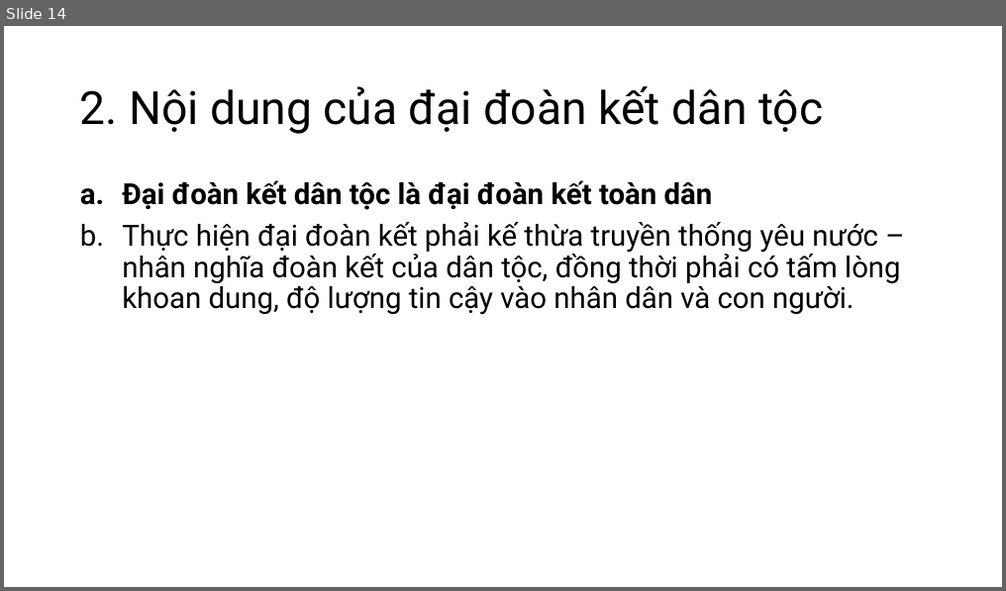
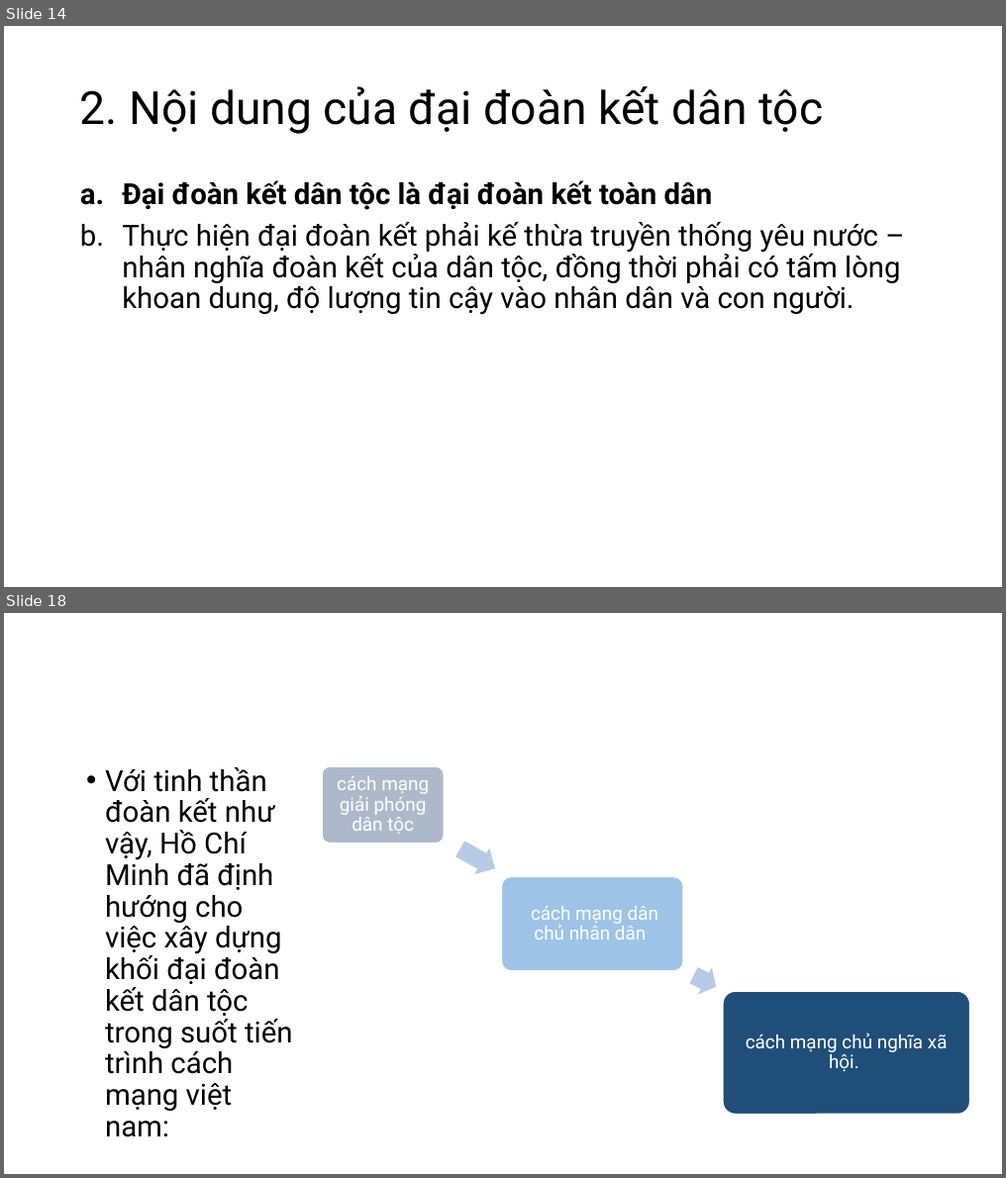
Before and after one commit to tramanh9999/hcm, a slide deck: Thuyết trình chương 5.pptx. Shown one above the other, each under a label of ours: slide 14 before the commit, slides 14 and 18 after it; the slides between them are not shown. The pictures are 1006x591 and 1006x1178 pixels, drawn with LibreOffice and Linux fonts; fonts in the diff are those of the drawing. Boxes give left, top, right and bottom in pixels: in the first picture for what was removed or moved away, otherwise in the second. Text is boxed around its words. In the diff, an @@ line names an element or a change of style, - is before the commit and + after.

```diff
--- a/Thuyết trình chương 5.pptx
+++ b/Thuyết trình chương 5.pptx
@@ slide 18 added at (4,613,1002,1174), background #FFFFFF @@
@@ text added at (105,767,293,1138), 28 pt, text #000000 @@
+• Với tinh thần đoàn kết như vậy, Hồ Chí Minh đã định hướng cho việc xây dựng khối đại đoàn kết dân tộc trong suốt tiến trình cách mạng việt nam:
@@ group added at (322,766,969,1115): 3 rounded rectangles, 3 texts, 2 right arrows @@
+cách mạng giải phóng dân tộc
+cách mạng dân chủ nhân dân
+cách mạng chủ nghĩa xã hội.
```
Also in this commit, not shown: 2 slides changed, 2 other slides added.
